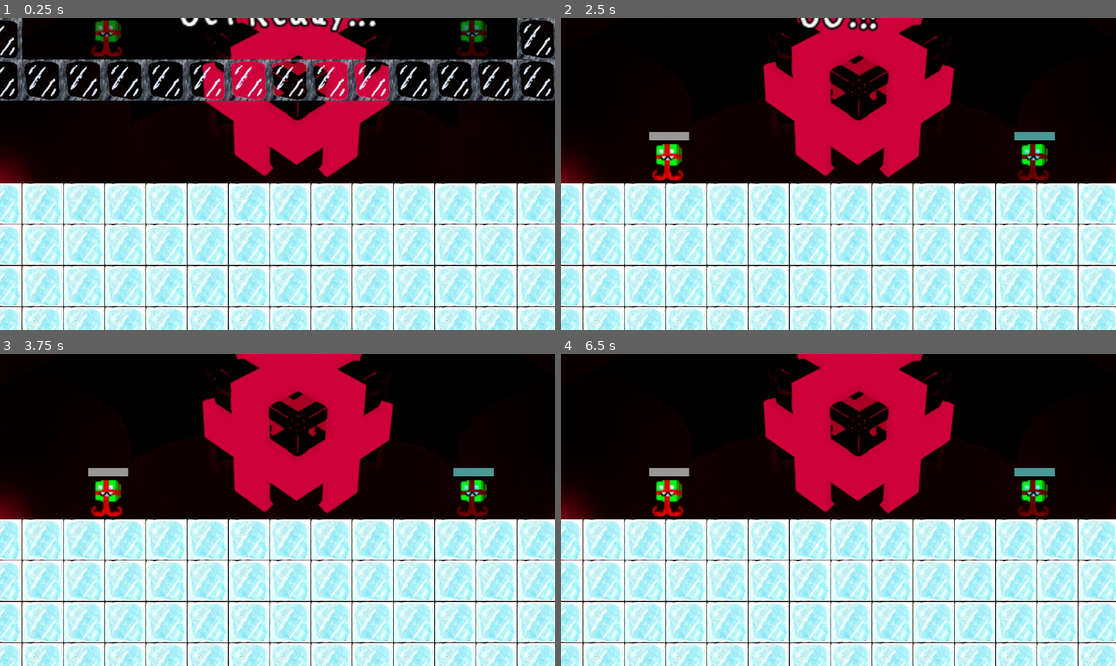
Above: before the commit, frames 1-4 (two rows, left to right).
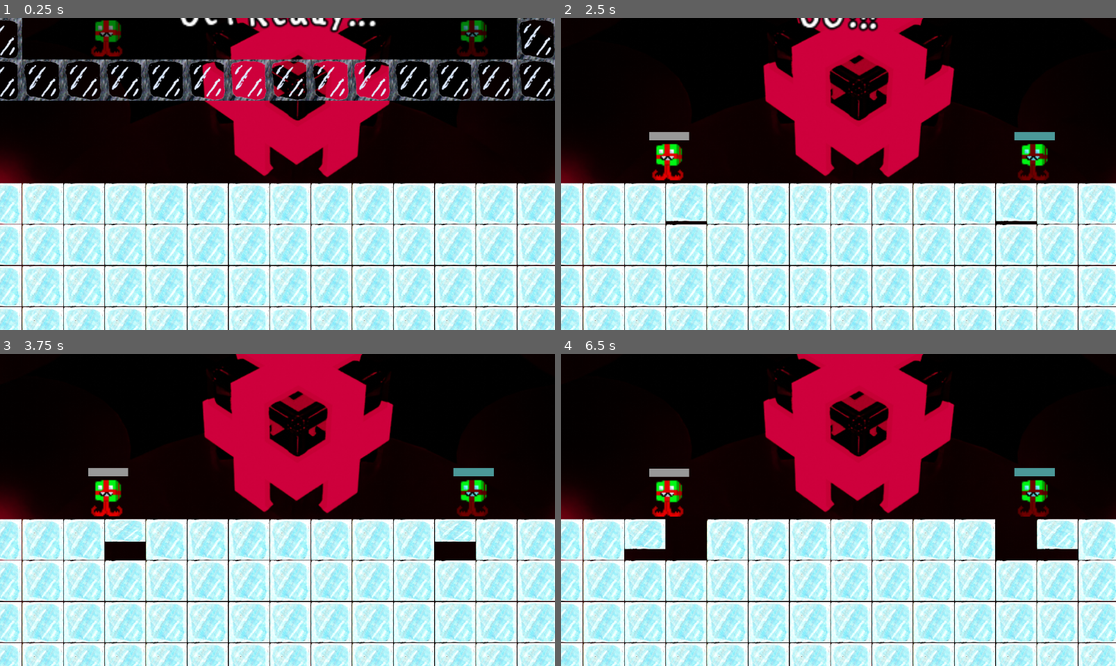
Above: after the commit, the same moments.

Repository: LucyThePirate/player-movement-spleef-minigame
Game: Godot game, scene res://scenes/spleef/main_level.tscn
The game is run twice, just before and just after one commit, with the same random seed, the same clock (stepped at 60 frames per second) and the same inputs. Sound files missing from this copy of the repository are replaced by a short silence.
Inputs:
- Up to frame 1 (0.25 s): no input
- Up to frame 2 (2.5 s): no input
- Up to frame 3 (3.75 s): no input
- Up to frame 4 (6.5 s): tap Enter at 5 s

The runs differ from the first frame. In frame 2, 0.5% of the frame differs, in the area x 18-86%, y 53-67%; in frame 3, 1.3%; in frame 4, 3.3%, in the area x 11-94%, y 36-67%.

Commit message:
Ice block health

Diff:
--- a/scenes/spleef/ice_block/ice_block.gd
+++ b/scenes/spleef/ice_block/ice_block.gd
@@ -1,4 +1,23 @@
 extends StaticBody2D
 
+class_name IceBlock
+
+const TOUCH_MELTING_SPEED_MODIFIER = 3.0
+const PROJECTILE_MELTING_SPEED_MODIFIER = 2.0
+
+var max_health := 10.0
+var health := max_health
+@onready var base_y_scale = %Sprite2D.scale.y
+
 func on_hit_by_projectile(thrown_direction, initial_velocity):
-	queue_free()
+	health -= initial_velocity * PROJECTILE_MELTING_SPEED_MODIFIER
+	_update_health()
+
+func on_player_touched_ice(delta):
+	health -= delta * TOUCH_MELTING_SPEED_MODIFIER
+	_update_health()
+
+func _update_health():
+	%Sprite2D.scale.y = base_y_scale * (health / max_health)
+	if health <= 0:
+		queue_free()
--- a/scenes/spleef/ice_block/ice_block.tscn
+++ b/scenes/spleef/ice_block/ice_block.tscn
@@ -18,5 +18,8 @@
 shape = SubResource("RectangleShape2D_du1kx")
 
 [node name="Sprite2D" type="Sprite2D" parent="CollisionShape2D" unique_id=914333450]
+unique_name_in_owner = true
+position = Vector2(0, -10.000001)
 scale = Vector2(0.19736892, 0.19736892)
 texture = SubResource("AtlasTexture_wegtn")
+offset = Vector2(0, 50.666542)
--- a/scenes/spleef/spleef_player/spleef_player.gd
+++ b/scenes/spleef/spleef_player/spleef_player.gd
@@ -64,7 +64,7 @@
 		%Sprite2D.flip_h = input_dir > 0
 	else:
 		velocity.x = move_toward(velocity.x, 0, SPEED)
-	move_and_slide()
+	_check_for_touching_ice(delta)
 
 	# Handle charging a projectile
 	if Input.is_action_pressed("action%s" % player_num):
@@ -98,7 +98,7 @@
 		velocity += get_gravity() * GRAVITY_SCALE * delta
 	else:
 		velocity.x = move_toward(velocity.x, 0, SPEED * 0.01)
-	move_and_slide()
+	_check_for_touching_ice(delta)
 
 func on_hit_by_projectile(thrown_direction, power):
 	if invulnerable:
@@ -107,6 +107,12 @@
 		velocity.x = thrown_direction * power * 15
 		velocity.y -= power * 10
 		_stunned_ready()
+
+func _check_for_touching_ice(delta):
+	if move_and_slide():
+		var colliding_body = get_last_slide_collision().get_collider()
+		if colliding_body is IceBlock:
+			colliding_body.on_player_touched_ice(delta)
 
 
 func _on_stunned_timer_timeout() -> void:
